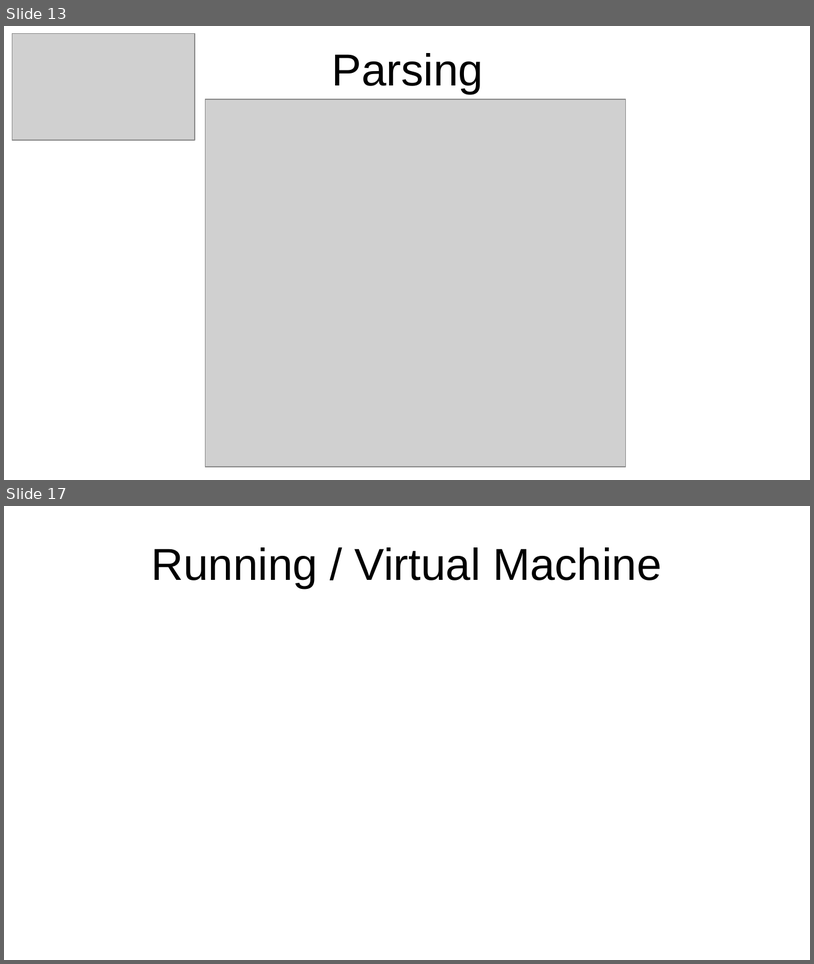
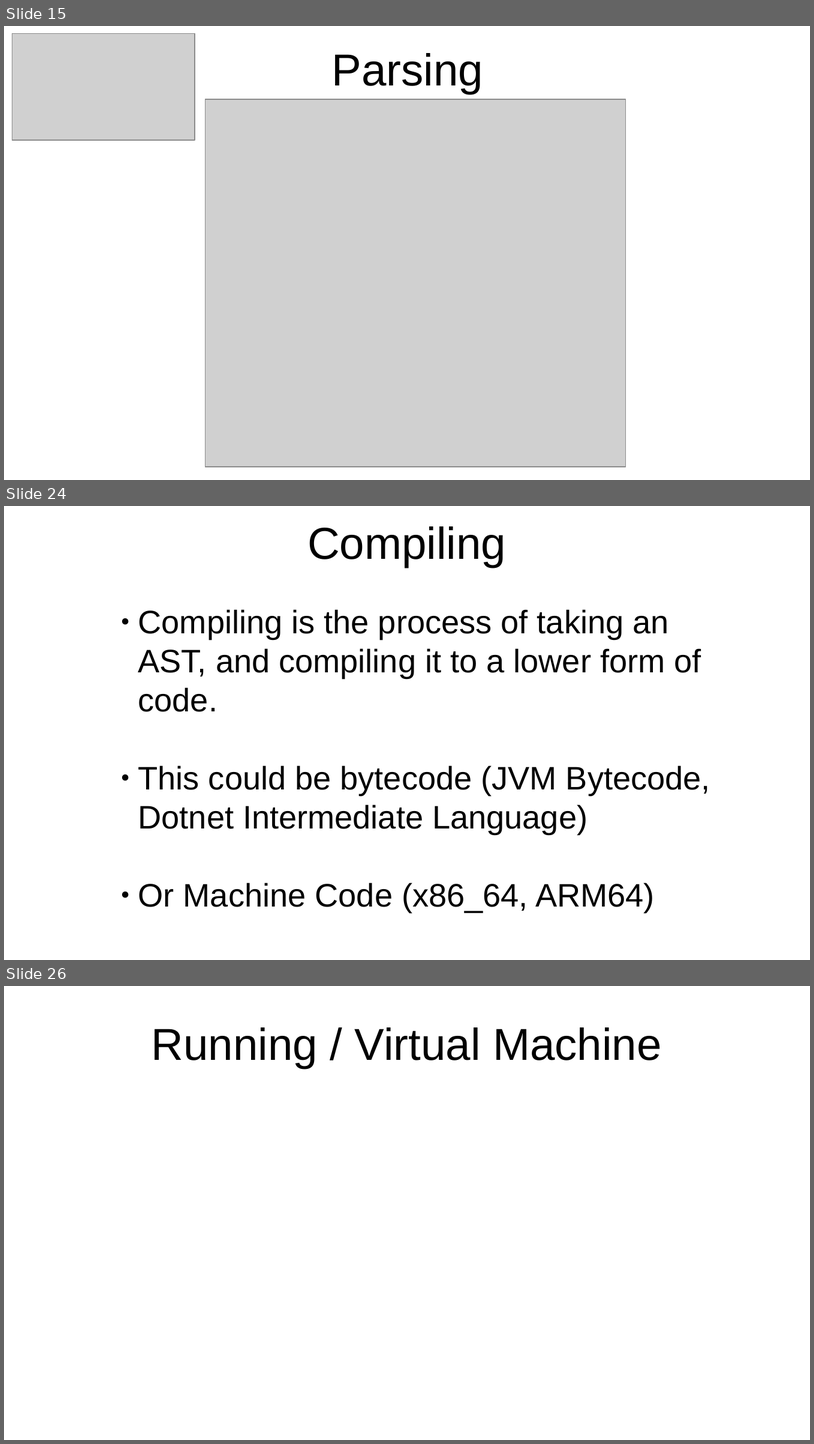
Before and after one commit to grab-a-byte/CalculatorCompiler, a slide deck: slides/Compiler Slides.odp. Shown one above the other, each under a label of ours: slides 13 and 17 before the commit, slides 15, 24 and 26 after it; the slides between them are not shown. The pictures are 814x964 and 814x1444 pixels, drawn with LibreOffice and Linux fonts; fonts in the diff are those of the drawing; grey boxes stand for pictures. Boxes give left, top, right and bottom in pixels: in the first picture for what was removed or moved away, otherwise in the second. Text is boxed around its words. In the diff, an @@ line names an element or a change of style, - is before the commit and + after.

```diff
--- a/slides/Compiler Slides.odp
+++ b/slides/Compiler Slides.odp
@@ slide 24 added at box(4, 506, 810, 960), background #FFFFFF @@
@@ title added at box(308, 526, 506, 567), 44 pt, text #000000 @@
+Compiling
@@ text added at box(138, 609, 711, 912), 32 pt, text #000000 @@
+● Compiling is the process of taking an AST, and compiling it to a lower form of code.
+● This could be bytecode (JVM Bytecode, Dotnet Intermediate Language)
+● Or Machine Code (x86_64, ARM64)
@@ what was slide 13 is now slide 15 @@
@@ what was slide 17 is now slide 26 @@
```
Also in this commit, not shown: 2 slides changed, 11 other slides added, 2 slides removed, 2 other files.
